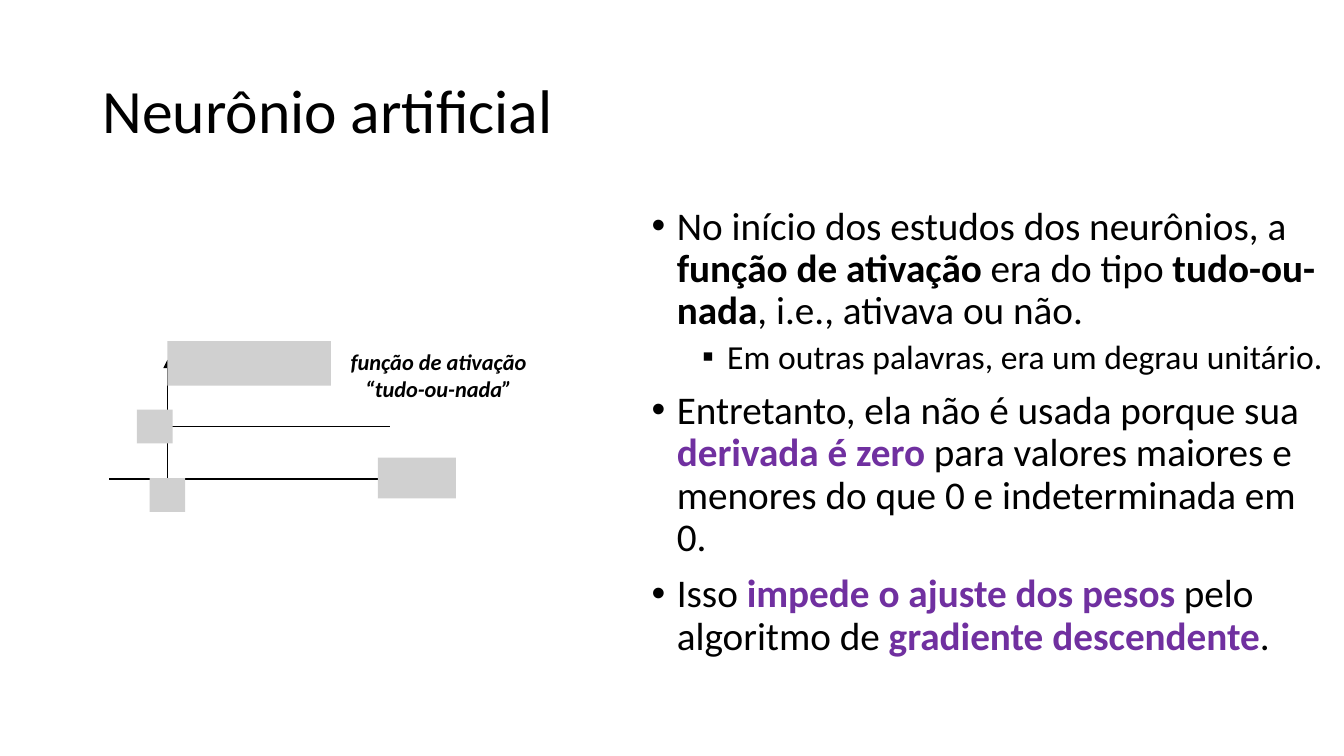
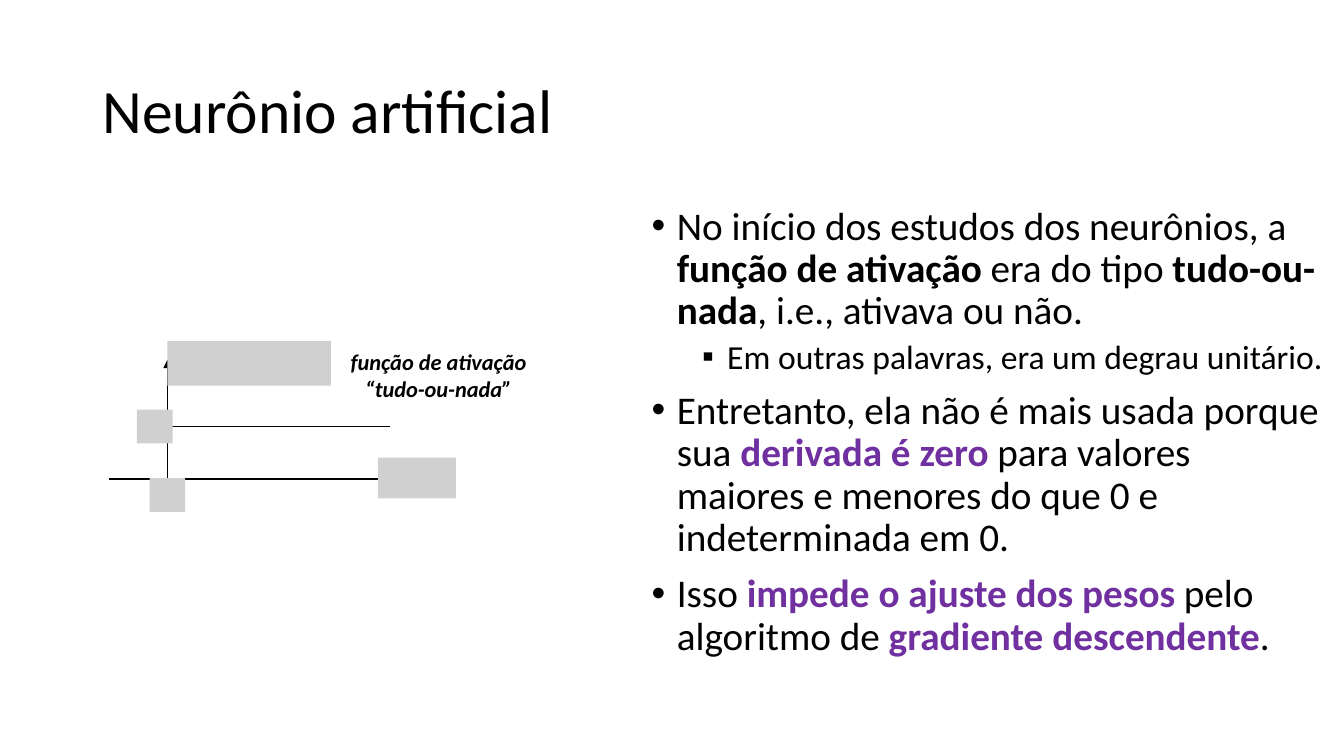
Before and after one commit to zz4fap/c24_inteligencia_artificial, a slide deck: slide 16 of slides/C24_MLP.pptx. Drawn at 1344x756 pixels with LibreOffice and Linux fonts; fonts in the diff are those of the drawing; grey boxes stand for pictures. Boxes give left, top, right and bottom in pixels: in the first picture for what was removed or moved away, otherwise in the second. Text is boxed around its words. In the diff, an @@ line names an element or a change of style, - is before the commit and + after.

```diff
--- a/slides/C24_MLP.pptx
+++ b/slides/C24_MLP.pptx
@@ text at (677, 396, 1319, 552): text changed @@
-• Entretanto, ela não é usada porque sua derivada é zero para valores maiores e menores do que 0 e indeterminada em 0.
+• Entretanto, ela não é mais usada porque sua derivada é zero para valores maiores e menores do que 0 e indeterminada em 0.
```
Also in this commit, not shown: 5 other slides changed.
